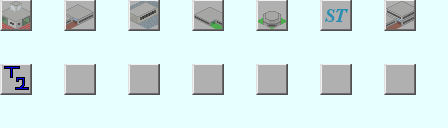
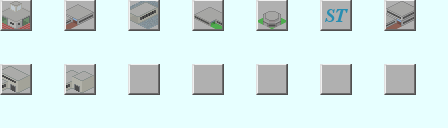
Layered file, before and after one edit (448×128). Changes by layer:
added layer "クリップボード #2" above "クリップボード #1" over [2, 66, 30, 93]
added layer "クリップボード #1" above "Subway_Station_Gateway_Icon.png" over [66, 70, 94, 93]
painted on "Subway_Station_Gateway_Icon.png" over [4, 66, 29, 90]
